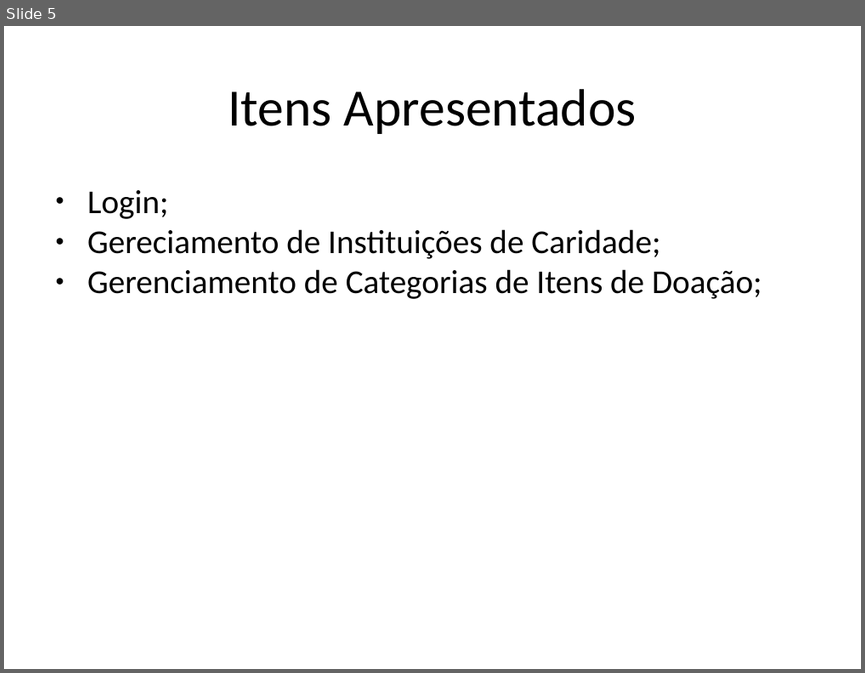
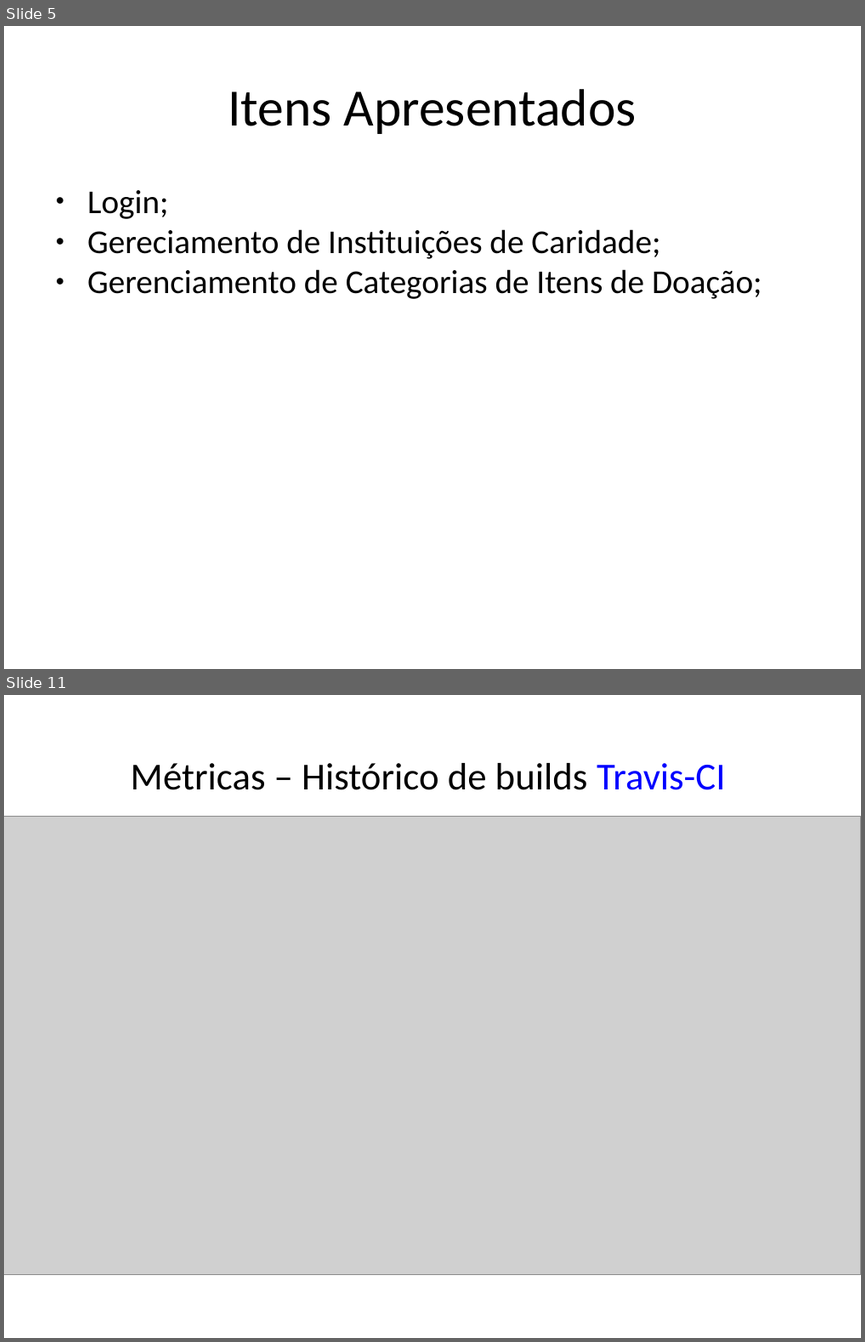
Before and after one commit to AjudeMais/ajudeMais-Projeto, a slide deck: Projeto-AjudeMais/002-Acompanhamento/Iteracao-01/ADR - apresentacao de resultados-IT01.pptx. Shown one above the other, each under a label of ours: slide 5 before the commit, slides 5 and 11 after it; the slides between them are not shown. The pictures are 865x673 and 865x1342 pixels, drawn with LibreOffice and Linux fonts; fonts in the diff are those of the drawing; grey boxes stand for pictures. Boxes give left, top, right and bottom in pixels: in the first picture for what was removed or moved away, otherwise in the second. Text is boxed around its words. In the diff, an @@ line names an element or a change of style, - is before the commit and + after.

```diff
--- a/Projeto-AjudeMais/002-Acompanhamento/Iteracao-01/ADR - apresentacao de resultados-IT01.pptx
+++ b/Projeto-AjudeMais/002-Acompanhamento/Iteracao-01/ADR - apresentacao de resultados-IT01.pptx
@@ slide 11 added at (4,695,861,1338), background #FFFFFF @@
@@ text added at (131,763,725,790), 32 pt, text #000000 @@
+Métricas – Histórico de builds Travis-CI
@@ picture added at (4,817,861,1275) @@
```
Also in this commit, not shown: 3 slides changed, 8 other slides added, 1 slide removed, 2 other files.
